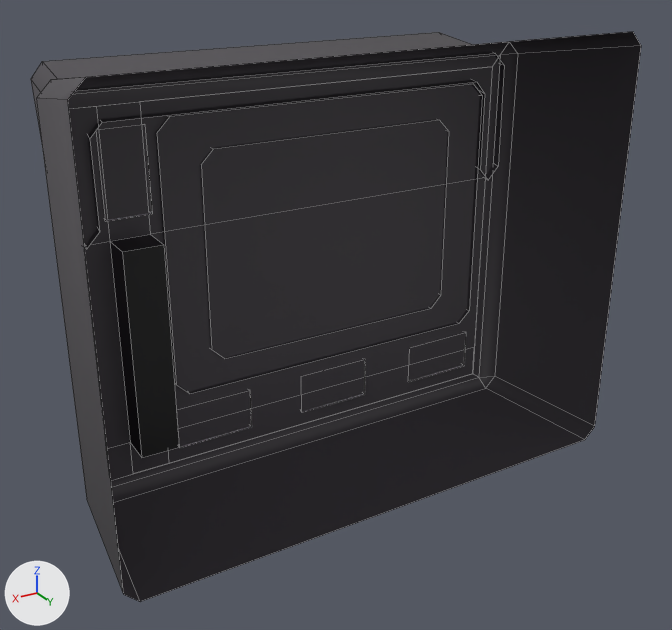
Before and after pictures for a commit that changed the FBX model Assets/Art/Models/Structures/Wall Mounts/APC.fbx.
Rendered twice from a 50 mm lens placed at (0.403, 0.423, 1.657), pointed at (-0.003, -0.255, 1.318). Arrows for +X, +Y and +Z are at lower left; the lights stay in place. Mesh edges are drawn as thin lines. Where no turn or scale is listed for an object, it has been applied to the vertices.

The older version as bpy lines, for what is in view:
```python
me_apc_000 = bpy.data.meshes.new('APC.000')
me_apc_000.from_pydata(...)  # 153 vertices, 123 faces; spans x -0.254..0.247, y -0.398..-0.157, z 1.163..1.566
# faces by material slot: [91, 32]
me_apc_000.materials.append(mat_palette05)  # picture img_palette05_png
me_apc_000.materials.append(mat_palette05_emission)  # white #e7e7e7
# before: 0 (-0.242, -0.157, 1.163) at pixel (584, 439), 1 (-0.254, -0.157, 1.175) at pixel (594, 426), 2 (-0.254, -0.158, 1.553) at pixel (641, 45), 3 (-0.242, -0.158, 1.566) at pixel (633, 31), 4 (0.247, -0.157, 1.175) at pixel (123, 594)
# before: 5 (0.235, -0.157, 1.163) at pixel (140, 601), 6 (0.234, -0.158, 1.566) at pixel (85, 77), 7 (0.247, -0.158, 1.553) at pixel (67, 99)
ob_apc = bpy.data.objects.new('APC', me_apc_000)
ob_apc.location = (0.0, 0.0, 0.0)
```
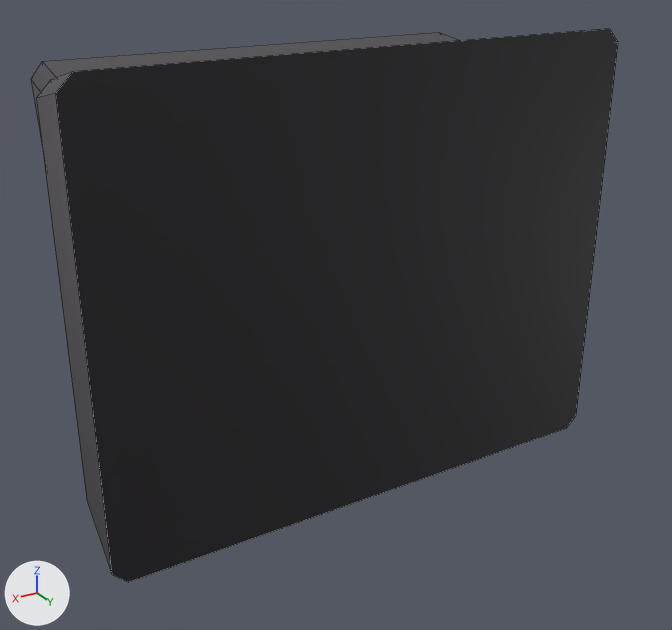
The newer file is also turned or shifted as a whole; pictures and numbers use the older file's frame.

The change, as JSON lines over the scene's bpy script:
```json
{"block": "me_apc_000", "where": "# used by ob_apc; location = (0.0, 0.0, 0.0)"}
{"block": "me_apc_000", "where": "# verts and faces of me_apc_000; kept vertices keep their numbers, new ones are numbered from 153"}
{"op": "remove", "block": "me_apc_000", "code": "me_apc_000.from_pydata(...)  # 153 vertices, 123 faces; spans x -0.254..0.247, y -0.398..-0.157, z 1.163..1.566"}
{"op": "add", "block": "me_apc_000", "code": "me_apc_000.from_pydata(...)  # 153 vertices, 124 faces; spans x -0.254..0.247, y -0.398..-0.184, z 1.163..1.566"}
{"block": "me_apc_000", "change": "me_apc_000 part 1"}
{"op": "add", "block": "me_apc_000", "code": "for i in [*range(0, 8)]: verts[i] += (0.0, -0.027, 0.0)"}
{"op": "add", "block": "me_apc_000", "code": "faces += [(0, 1, 2, 3, 6, 7, 4, 5)]  # mat_palette05 (picture img_palette05_png)"}
```

Boxes [x1, y1, x2, y2] around the edits, measured in the pictures (672 x 630 px):
```json
{"object": "APC", "change": "reshaped", "before": [31, 32, 641, 602], "after": [31, 28, 618, 582]}
{"part": 1, "of": "me_apc_000", "change": "built on", "before": [39, 32, 641, 602], "after": [39, 28, 618, 582]}
```
